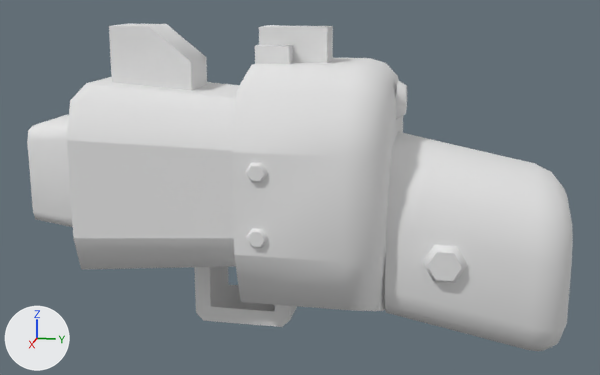
A saved change to the glTF model models/blaster.glb.
One viewpoint serves both versions: a camera (50 mm lens) standing at (2.421, 0.395, 1.023) and looking at (0.076, -0.074, 0.436). Lighting does not change. The marker at lower left points along +X, +Y and +Z. Vertices at the same position are counted once.

In view in the first picture: 'blaster'.
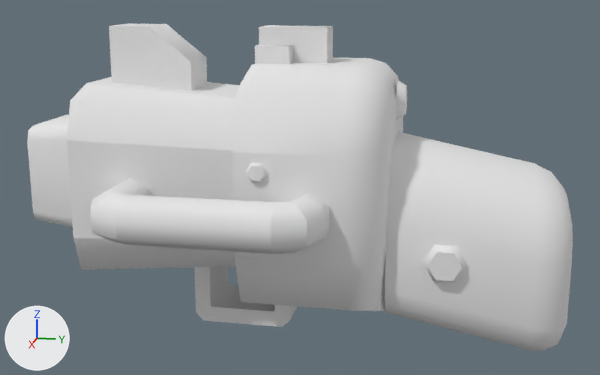
Location of each change, (x1, y1, x2, y2) in pixels of the pictures (600 x 375 px):
part 1 of me_blaster, added: after (90, 178, 329, 254)

The change in detail:
me_blaster is used by ob_blaster; location (0.0, 0.0, 0.0).
me_blaster had 336 vertices, 556 faces and spanned x -0.36..0.36, y -0.9..0.7, z 0.0..0.9.
me_blaster now has 376 vertices, 624 faces and spans x -0.36..0.52, y -0.9..0.7, z 0.0..0.9.
me_blaster part 1: a new loose piece of 40 vertices spanning x 0.2..0.52, y -0.58..0.06, z 0.36..0.49, in mat_colormap (its picture is missing).
